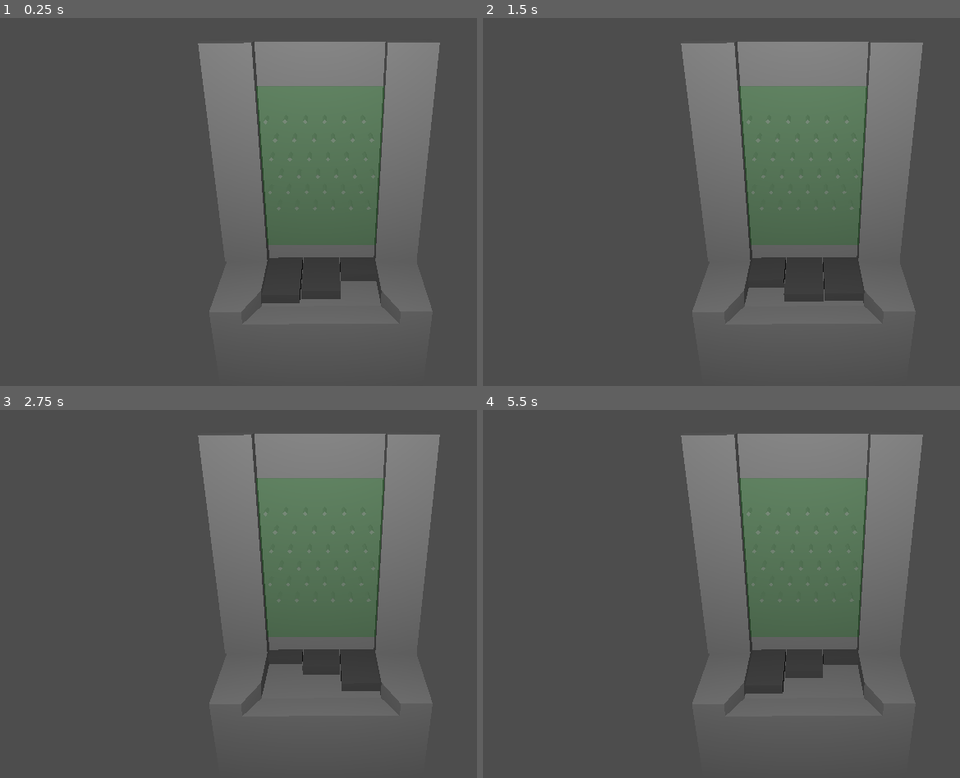
Above: before the commit, frames 1-4 (two rows, left to right).
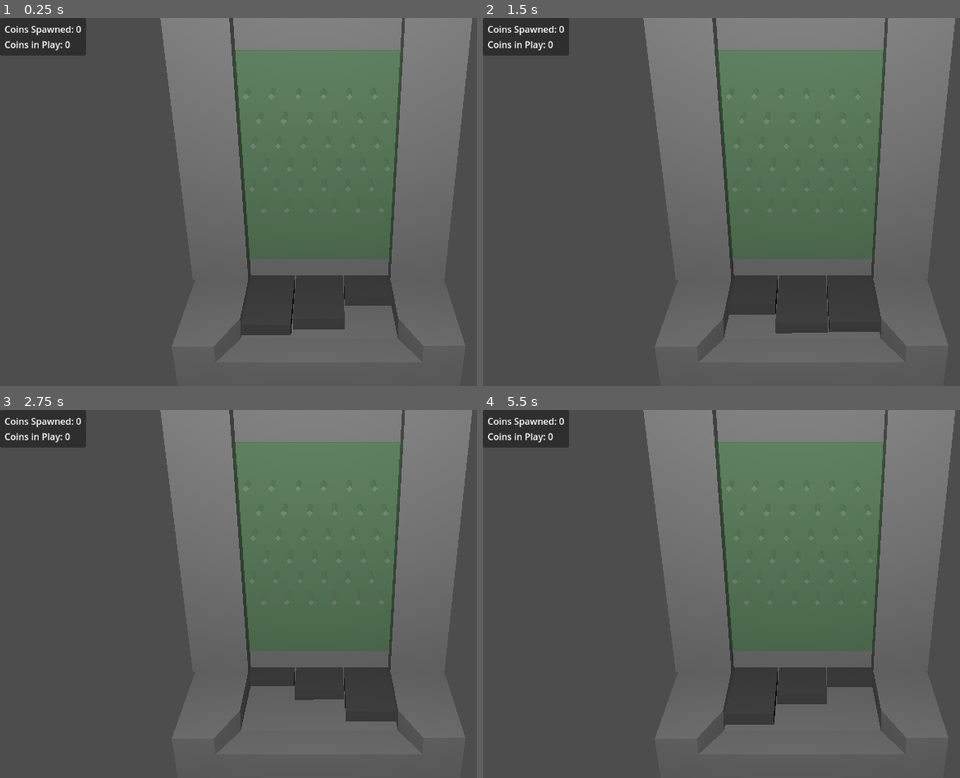
Above: after the commit, the same moments.

Repository: shaunhegarty/coin-pusher-godot
Game: Godot game, scene res://coin_pusher.tscn
Same seed, same stepped clock (60 frames per second), same inputs: the game is played once before the commit and once after it.
Inputs (mouse positions are in pixels of both pictures, inside the frame that each line leads up to):
- Up to frame 1 (0.25 s): no input
- Up to frame 2 (1.5 s): move the mouse to (955, 183) at 0.52 s; click (955, 183) at 0.67 s; move the mouse to (678, 220) at 1.27 s; click (678, 220) at 1.42 s
- Up to frame 3 (2.75 s): move the mouse to (395, 513) at 2.02 s; click (395, 513) at 2.17 s
- Up to frame 4 (5.5 s): move the mouse to (778, 667) at 2.77 s; click (778, 667) at 2.92 s; move the mouse to (outside the picture) at 3.52 s; click (outside the picture) at 3.67 s; move the mouse to (616, 538) at 4.27 s; click (616, 538) at 4.42 s; tap Enter at 5 s; move the mouse to (845, 594) at 5.02 s; click (845, 594) at 5.17 s

The runs differ from the first frame. In frame 1, 25% of the frame differs, in the area x 0-99%, y 0-94%; in frame 2, 25%; in frame 3, 25%; in frame 4, 25%.

Commit message:
Add Coin spawn and in-play counters
- Added GameController singleton
- Added UI theme
- Added Coin to "coin" group

Diff:
--- a/2p_coin.tscn
+++ b/2p_coin.tscn
@@ -10,7 +10,7 @@
 height = 0.02
 radius = 0.12
 
-[node name="CoinBody" type="RigidBody3D"]
+[node name="CoinBody" type="RigidBody3D" groups=["coin"]]
 physics_material_override = SubResource("PhysicsMaterial_nxogv")
 
 [node name="coin" parent="." instance=ExtResource("1_sd4qk")]
--- /dev/null
+++ b/coin_pusher.tres
@@ -0,0 +1,11 @@
+[gd_resource type="Theme" load_steps=2 format=3 uid="uid://dto2dgjbhtenc"]
+
+[sub_resource type="SystemFont" id="SystemFont_4axlu"]
+font_names = PackedStringArray("Cambria")
+
+[resource]
+Label/fonts/font = SubResource("SystemFont_4axlu")
+MarginContainer/constants/margin_bottom = 8
+MarginContainer/constants/margin_left = 8
+MarginContainer/constants/margin_right = 8
+MarginContainer/constants/margin_top = 8
--- a/coin_pusher.tscn
+++ b/coin_pusher.tscn
@@ -1,9 +1,12 @@
-[gd_scene load_steps=10 format=3 uid="uid://disn2kqpe0tkp"]
+[gd_scene load_steps=14 format=3 uid="uid://disn2kqpe0tkp"]
 
 [ext_resource type="PackedScene" uid="uid://dao02pqjyw86r" path="res://2p_coin.tscn" id="2_gph00"]
 [ext_resource type="PackedScene" uid="uid://rmisfm470h1t" path="res://coin_pusher.glb" id="3_2dwd0"]
 [ext_resource type="Script" path="res://pusher.gd" id="4_0q1ku"]
 [ext_resource type="Script" path="res://coin_spawner.gd" id="4_4cjm0"]
+[ext_resource type="Theme" uid="uid://dto2dgjbhtenc" path="res://coin_pusher.tres" id="5_313km"]
+[ext_resource type="Script" path="res://coins_in_play.gd" id="5_nblno"]
+[ext_resource type="Script" path="res://ui_manager.gd" id="5_nqfka"]
 
 [sub_resource type="Animation" id="Animation_4ba00"]
 length = 6.0
@@ -96,7 +99,10 @@
 size = Vector3(4, 0.3, 1.2)
 
 [sub_resource type="BoxShape3D" id="BoxShape3D_6uc3a"]
-size = Vector3(0.5, 1, 3)
+size = Vector3(0.3, 1, 3)
+
+[sub_resource type="BoxShape3D" id="BoxShape3D_p5uvh"]
+size = Vector3(5, 1, 6)
 
 [node name="CoinPusherRoot" type="Node3D"]
 
@@ -104,7 +110,7 @@
 
 [node name="Camera3D" type="Camera3D" parent="SceneSetup"]
 transform = Transform3D(0.00326382, -0.446336, 0.89486, -3.19011e-05, 0.894864, 0.446338, -0.999995, -0.00148532, 0.00290644, 8.58187, 15.4496, -0.164331)
-fov = 45.0
+fov = 35.0
 
 [node name="OmniLight3D" type="OmniLight3D" parent="SceneSetup"]
 transform = Transform3D(1, 0, 0, 0, 1, 0, 0, 0, 1, 5.97743, 16.6727, 0.166083)
@@ -166,7 +172,40 @@
 collision_shape = NodePath("CollisionShape3D")
 
 [node name="CollisionShape3D" type="CollisionShape3D" parent="CoinSpawner"]
-transform = Transform3D(1, 0, 0, 0, 1, 0, 0, 0, 1, -0.245946, 0, 0)
+transform = Transform3D(1, 0, 0, 0, 1, 0, 0, 0, 1, -0.245946, -0.734982, 0)
 shape = SubResource("BoxShape3D_6uc3a")
 
+[node name="CoinsInPlayArea" type="Area3D" parent="."]
+script = ExtResource("5_nblno")
+
+[node name="CollisionShape3D" type="CollisionShape3D" parent="CoinsInPlayArea"]
+transform = Transform3D(1, 0, 0, 0, 1, 0, 0, 0, 1, -2.33533, 7.06041, 0)
+shape = SubResource("BoxShape3D_p5uvh")
+
+[node name="CanvasLayer" type="CanvasLayer" parent="." node_paths=PackedStringArray("coin_count_label", "coins_in_play_label")]
+script = ExtResource("5_nqfka")
+coin_count_label = NodePath("PanelContainer/MarginContainer/VBoxContainer/CoinCounter")
+coins_in_play_label = NodePath("PanelContainer/MarginContainer/VBoxContainer/CoinsInPlay")
+
+[node name="PanelContainer" type="PanelContainer" parent="CanvasLayer"]
+offset_right = 40.0
+offset_bottom = 40.0
+theme = ExtResource("5_313km")
+
+[node name="MarginContainer" type="MarginContainer" parent="CanvasLayer/PanelContainer"]
+layout_mode = 2
+theme = ExtResource("5_313km")
+
+[node name="VBoxContainer" type="VBoxContainer" parent="CanvasLayer/PanelContainer/MarginContainer"]
+layout_mode = 2
+
+[node name="CoinCounter" type="Label" parent="CanvasLayer/PanelContainer/MarginContainer/VBoxContainer"]
+layout_mode = 2
+theme = ExtResource("5_313km")
+text = "Coins Spawned: 0"
+
+[node name="CoinsInPlay" type="Label" parent="CanvasLayer/PanelContainer/MarginContainer/VBoxContainer"]
+layout_mode = 2
+text = "Coins in Play: 0"
+
 [connection signal="input_event" from="CoinSpawner" to="CoinSpawner" method="_on_input_event"]
--- a/coin_spawner.gd
+++ b/coin_spawner.gd
@@ -3,6 +3,7 @@
 @export var coin_scene: PackedScene
 @export var collision_shape: CollisionShape3D
 var box_shape: BoxShape3D
+
 
 # Called when the node enters the scene tree for the first time.
 func _ready():
@@ -16,12 +17,19 @@
 		shape_position.x + randf() * limits.x,
 		shape_position.y + randf() * limits.y,
 		shape_position.z + randf() * limits.z
-		)
+	)
 
 
-func _on_input_event(_camera:Node, event:InputEvent, _position:Vector3, _normal:Vector3, _shape_idx:int):
-	if event is InputEventMouseButton and event.button_index == MOUSE_BUTTON_LEFT:
+func spawn_coin(spawn_position: Vector3):
+	var coin = coin_scene.instantiate()
+	add_child(coin)
+	coin.global_position = spawn_position
+	GameController.coin_spawned.emit()
+
+
+func _on_input_event(
+	_camera: Node, event: InputEvent, _position: Vector3, _normal: Vector3, _shape_idx: int
+):
+	if event is InputEventMouseButton and event.button_index == MOUSE_BUTTON_LEFT and event.pressed:
 		for i in range(10):
-			var coin = coin_scene.instantiate()
-			add_child(coin)
-			coin.global_position = random_spawn_position()
+			spawn_coin(random_spawn_position())
--- /dev/null
+++ b/coins_in_play.gd
@@ -0,0 +1,17 @@
+extends Area3D
+
+
+# Called when the node enters the scene tree for the first time.
+func _ready():
+	body_entered.connect(coin_in_play)
+	body_exited.connect(coin_out_of_play)
+
+
+func coin_in_play(body: Node) -> void:
+	if body.is_in_group("coin"):
+		GameController.increment_coins_in_play()
+
+
+func coin_out_of_play(body: Node) -> void:
+	if body.is_in_group("coin"):
+		GameController.decrement_coins_in_play()
--- /dev/null
+++ b/game_controller.gd
@@ -0,0 +1,31 @@
+extends Node
+
+signal coin_spawned
+signal coin_counted
+signal coins_in_play_changed
+
+var coin_count: int = 0
+var coins_in_play: int = 0
+
+
+func _ready():
+	coin_spawned.connect(increment_coin_count)
+
+
+func reset():
+	coin_count = 0
+
+
+func increment_coin_count():
+	coin_count += 1
+	coin_counted.emit()
+
+
+func increment_coins_in_play():
+	coins_in_play += 1
+	coins_in_play_changed.emit()
+
+
+func decrement_coins_in_play():
+	coins_in_play -= 1
+	coins_in_play_changed.emit()
--- a/project.godot
+++ b/project.godot
@@ -13,6 +13,14 @@
 config/name="CoinPusher"
 run/main_scene="res://coin_pusher.tscn"
 config/features=PackedStringArray("4.1", "GL Compatibility")
+
+[autoload]
+
+GameController="*res://game_controller.gd"
+
+[dotnet]
+
+project/assembly_name="CoinPusher"
 
 [filesystem]
 
--- /dev/null
+++ b/ui_manager.gd
@@ -0,0 +1,18 @@
+class_name UiManager extends CanvasLayer
+
+@export var coin_count_label: Label
+@export var coins_in_play_label: Label
+
+
+# Called when the node enters the scene tree for the first time.
+func _ready():
+	GameController.coin_counted.connect(update_coin_count)
+	GameController.coins_in_play_changed.connect(update_coins_in_play)
+
+
+func update_coin_count():
+	coin_count_label.text = "Coins Spawned: %s" % GameController.coin_count
+
+
+func update_coins_in_play():
+	coins_in_play_label.text = "Coins In Play: %s" % GameController.coins_in_play
